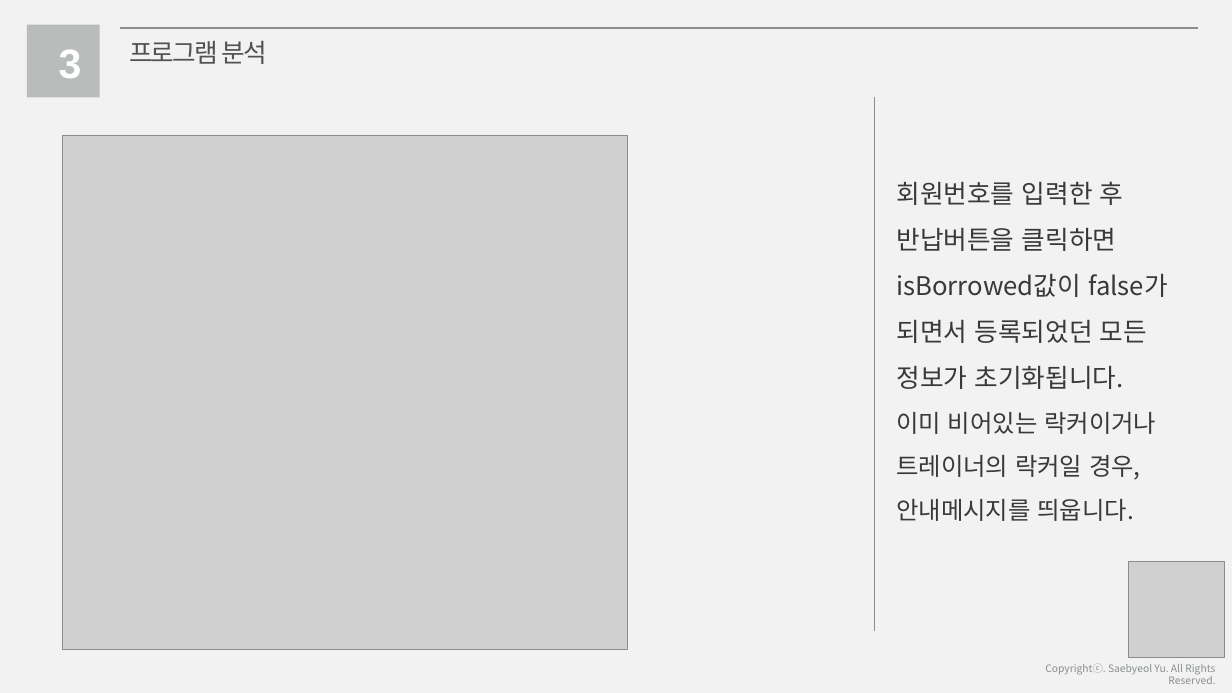
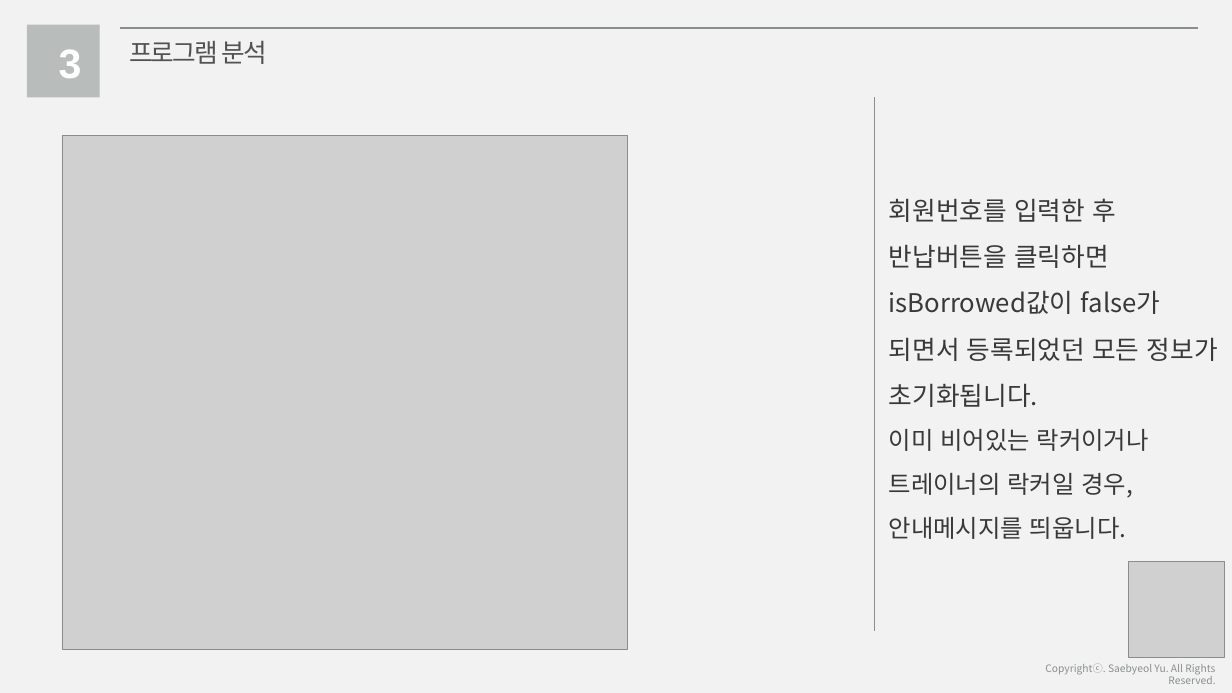
Before and after one commit to haileykim5418/hosting, a slide deck: slide 23 of 포폴_ppt3.pptx. Drawn at 1232x693 pixels with LibreOffice and Linux fonts; fonts in the diff are those of the drawing; grey boxes stand for pictures. Boxes give left, top, right and bottom in pixels: in the first picture for what was removed or moved away, otherwise in the second. Text is boxed around its words. In the diff, an @@ line names an element or a change of style, - is before the commit and + after.

```diff
--- a/포폴_ppt3.pptx
+++ b/포폴_ppt3.pptx
@@ text "회원번호를 입력한 후 반납버튼을 클릭하면 ..." moved from (x1=896, y1=181, x2=1168, y2=521) to (x1=889, y1=198, x2=1218, y2=539) @@
@@ text at (x1=889, y1=429, x2=1149, y2=539): text changed @@
-이미 비어있는 락커이거나 트레이너의 락커일 경우, 안내메시지를 띄웁니다.
+이미 비어있는 락커이거나
+트레이너의 락커일 경우, 안내메시지를 띄웁니다.
```
Also in this commit, not shown: 8 other slides changed, 23 other files.
